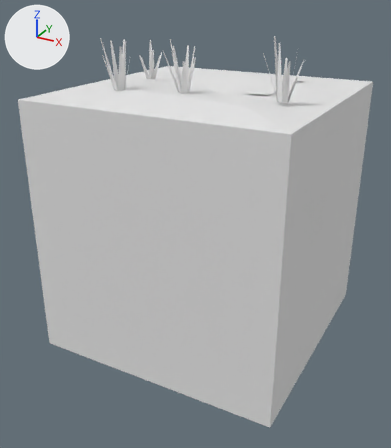
The FBX model Assets/Tiles/Blend/Blend Grass Dry 4.fbx as it was, and as the next commit left it.
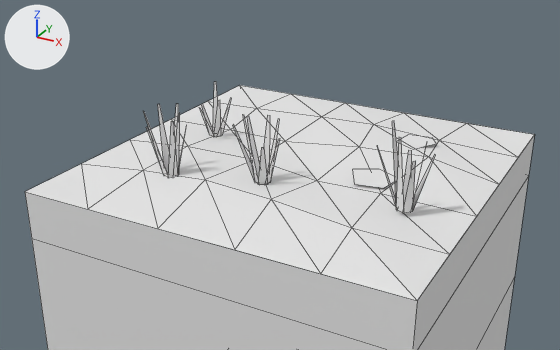
Each version is shown whole from a 50 mm camera at (1.93, -3.75, 1.78) aimed at (-0.05, -0.16, -0.02), then close up from a 50 mm camera at (1.74, -3.41, 2.64) aimed at (-0.23, 0.17, 0.85). The axes (+X, +Y, +Z) are drawn at upper left. The lights are the same throughout. The last two pictures show the newer version. The close-ups show mesh edges as thin lines. Where no turn or scale is listed for an object, it has been applied to the vertices. Vertices at exactly the same position are counted once.

Objects in the first close-up: 'Blend Grass Dry 4'.
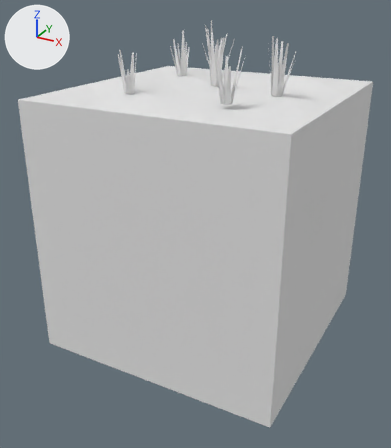
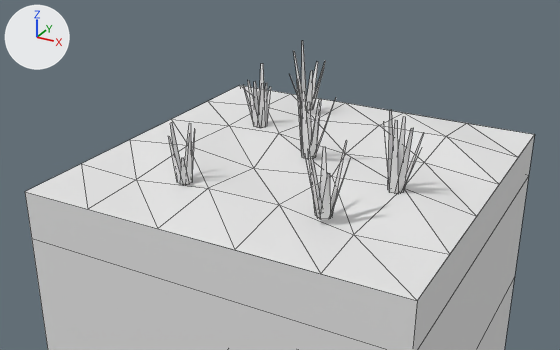
Scene script edits in JSON lines:
```json
{"block": "me_blend_grass_dry_4", "where": "# used by ob_blend_grass_dry_4; location = (0.0, 0.0, 0.0)"}
{"op": "remove", "block": "me_blend_grass_dry_4", "code": "me_blend_grass_dry_4.from_pydata(...)  # 166 vertices, 92 faces; spans x -1.0..1.0, y -1.0..1.0, z -1.0..1.49"}
{"op": "add", "block": "me_blend_grass_dry_4", "code": "me_blend_grass_dry_4.from_pydata(...)  # 212 vertices, 104 faces; spans x -1.0..1.0, y -1.0..1.0, z -1.0..1.51"}
{"block": "me_blend_grass_dry_4", "change": "me_blend_grass_dry_4 part 1: the loose piece of 4 vertices spanning x -0.41..-0.37, y -0.59..-0.54, z 1.09..1.43 is rebuilt with 4 vertices and now spans x -0.41..-0.35, y -0.62..-0.57, z 1.09..1.38"}
{"block": "me_blend_grass_dry_4", "change": "me_blend_grass_dry_4 part 2: 28 loose pieces with 114 vertices, spanning x -0.64..0.81, y -0.69..0.55, z 1.09..1.49, are deleted"}
{"block": "me_blend_grass_dry_4", "change": "me_blend_grass_dry_4 part 3"}
{"block": "me_blend_grass_dry_4", "change": "16 vertices are removed from x -0.64..0.61, y -0.65..0.63, z 1.05..1.11"}
{"block": "me_blend_grass_dry_4", "change": "48 faces are deleted"}
{"block": "me_blend_grass_dry_4", "change": "176 vertices are added at x -0.61..0.71, y -0.71..0.8, z 1.05..1.51"}
{"block": "me_blend_grass_dry_4", "change": "88 new faces join them"}
```

Pixel boxes (x1, y1, x2, y2) of what changed, in the close-ups (560 x 350 px):
```json
{"object": "Blend Grass Dry 4", "change": "reshaped", "before": [25, 82, 535, 350], "after": [25, 41, 535, 350]}
{"part": 1, "of": "me_blend_grass_dry_4", "change": "rebuilt", "before": [173, 112, 180, 177], "after": [170, 123, 181, 174]}
{"part": 2, "of": "me_blend_grass_dry_4", "change": "deleted", "before": [143, 82, 436, 213]}
{"part": 3, "of": "me_blend_grass_dry_4", "change": "cut back", "before": [81, 85, 518, 300], "after": [81, 41, 518, 300]}
```
